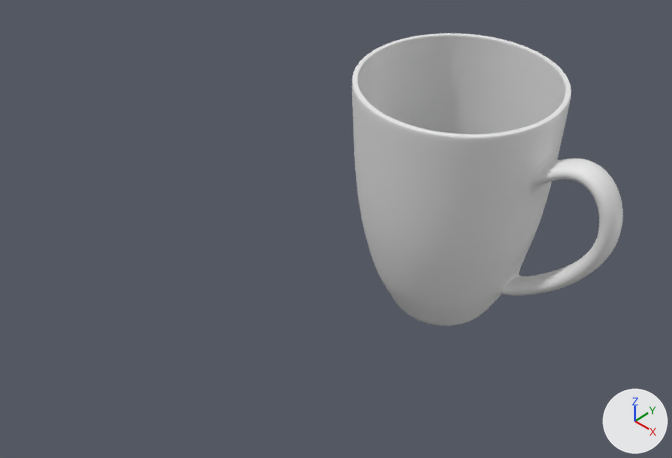
The Blender file cup.blend, before and after one commit.
Before and after are seen from a 50 mm camera at (13.6, -13.3, 17.9) aimed at (-0.4, 1.5, 2.6). The axes (+X, +Y, +Z) are drawn at lower right. The lights are the same throughout.

The older version as bpy lines, for what is in view:
```python
ob_cylinder = bpy.data.objects.new('Cylinder', me_cylinder_002)
ob_cylinder.location = (-1.21, 7.88, -0.06)
ob_cylinder.scale = (3.4, 3.4, 4.37)
ob_plane = bpy.data.objects.new('Plane', me_plane)
ob_plane.location = (2.98, -8.21, 7.35)
ob_plane.rotation_euler = (1.07, 0.0, 0.0)  # degrees (61, 0, 0)
ob_torus_000 = bpy.data.objects.new('Torus.000', me_torus_002)
ob_torus_000.location = (0.0, 0.0, 0.1)
ob_torus_000.scale = (-2.14, -2.14, -2.14)
ob_torus_001 = bpy.data.objects.new('Torus.001', me_torus_003)
ob_torus_001.location = (0.0, 0.0, -0.25)
ob_torus_001.scale = (-2.14, -2.14, -2.14)
```
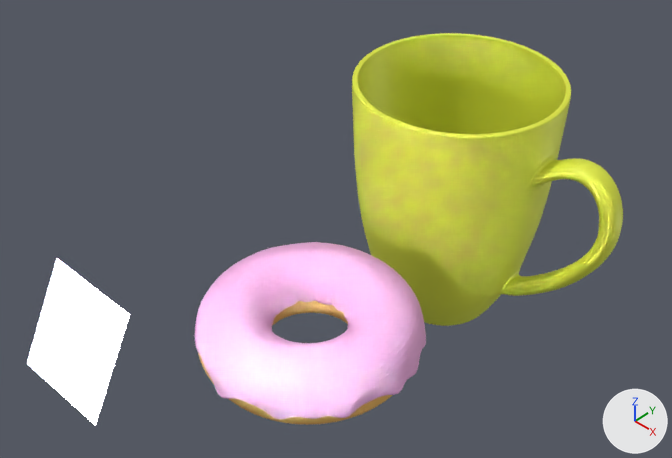
Commit message: cup material

Location of each change, [x1, y1, x2, y2] in pixels of the pictures (672 x 458 px):
'Cylinder', recoloured (grey to yellow): [352, 33, 623, 326] in both
'Torus.001', shown: after [195, 242, 426, 419]
'Plane', shown: after [27, 258, 130, 426]
'Torus.000', shown: after [198, 301, 392, 425]

The edits, one by one:
Material 'Material' (mat_material) is new.
Its base color is (0.733, 0.8, 0.0533) (yellow #dee741).
Its metallic is 0.108.
Its roughness is 0.525.
me_cylinder_002 has 364 vertices, 352 faces and spans x -0.99..1.78, y -0.99..0.99, z -1.0..1.0.
me_cylinder_002 now uses material mat_material (yellow #dee741).
Object 'Plane' (ob_plane) is now shown.
Object 'Torus.001' (ob_torus_001) is now shown.
Object 'Torus.000' (ob_torus_000) is now shown.
